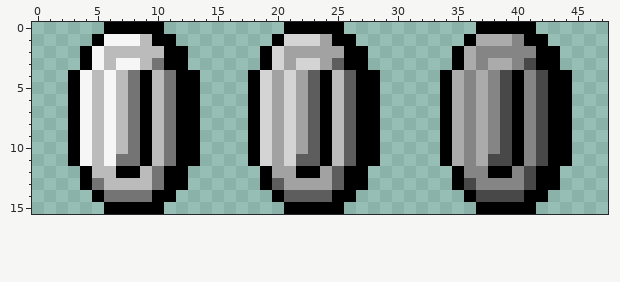
Pixel-art sprite: assets/coin.png. Above, as it was before the edit.
The file is 48x16 pixels.
After:
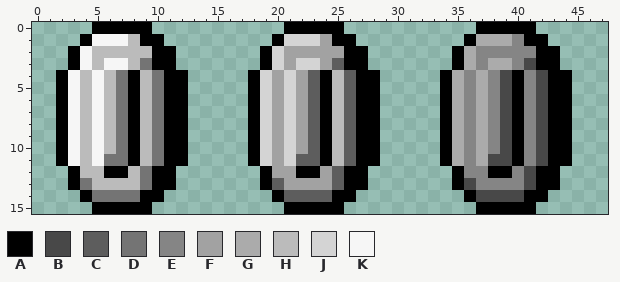
Palette (. is transparent): A #000000  B #484848  C #5d5d5d  D #747474  E #858585  F #a2a2a2  G #ababab  H #bbbbbb  J #d4d4d4  K #f6f6f6
What changed:
y 0: x 5 . -> A; x 10 A -> .
y 1: x 4..5 .A -> AK; x 8..9 KH -> HA; x 11 A -> .
y 2: x 3..5 .AK -> AKH; x 10 H -> A; x 12 A -> .
y 3: x 3..6 .AKH -> AKHK; x 8..10 KHD -> HDA; x 12 A -> .
y 4..10: x 2..11 .AKHKHDAHD -> AKHKHDAHDA; x 13 A -> .
y 11: x 2..6 .AKHK -> AKHKD; x 8..11 DAHD -> AHDA; x 13 A -> .
y 12: x 3..4 .A -> AH; x 6 H -> A; x 8..10 AHD -> HDA; x 12 A -> .
y 13: x 3..5 .AD -> ADH; x 9..10 HD -> DA; x 12 A -> .
y 14: x 4..5 .A -> AD; x 9 D -> A; x 11 A -> .
y 15: x 5 . -> A; x 10 A -> .
Boxes around the changes in both pictures, in picture pixels (x1, y1, x2, y2):
changed: (56, 22, 200, 214)
